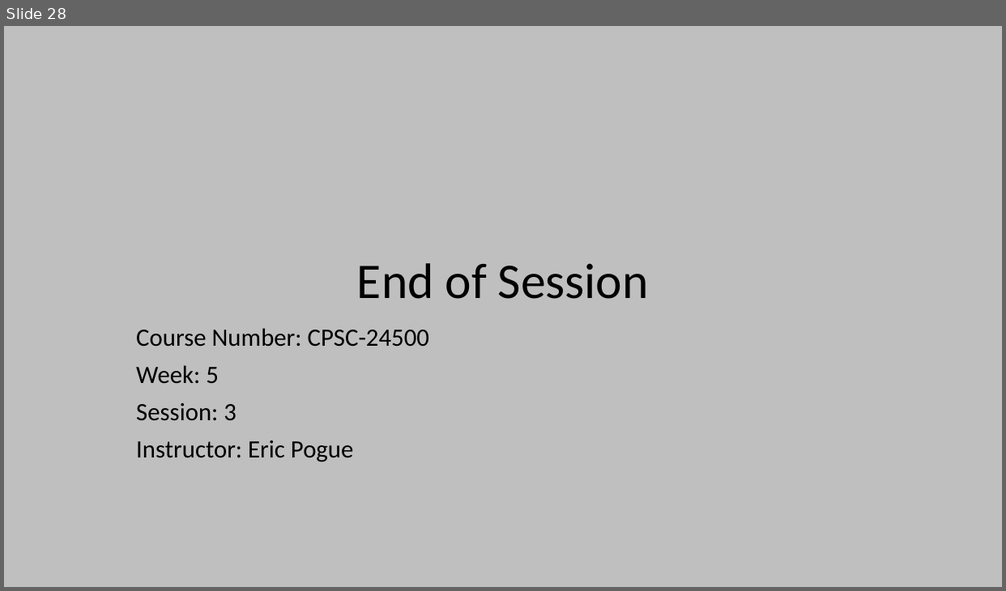
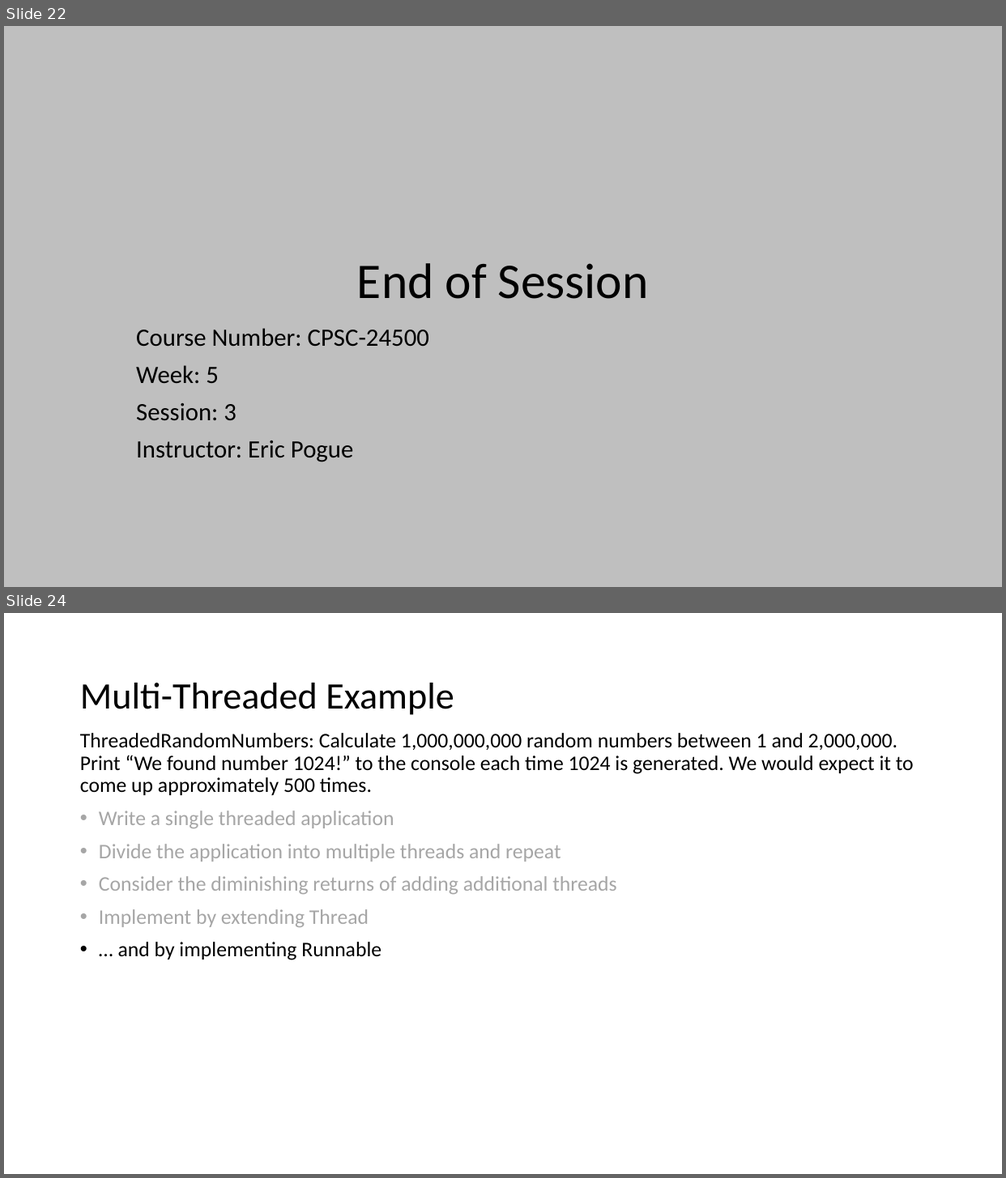
Before and after one commit to EricJPogue/www-epogue-info, a slide deck: CPSC-24500/Week05/2017SpringW05Slides.pptx. Shown one above the other, each under a label of ours: slide 28 before the commit, slides 22 and 24 after it; the slides between them are not shown. The pictures are 1006x591 and 1006x1178 pixels, drawn with LibreOffice and Linux fonts; fonts in the diff are those of the drawing. Boxes give left, top, right and bottom in pixels: in the first picture for what was removed or moved away, otherwise in the second. Text is boxed around its words. In the diff, an @@ line names an element or a change of style, - is before the commit and + after.

```diff
--- a/CPSC-24500/Week05/2017SpringW05Slides.pptx
+++ b/CPSC-24500/Week05/2017SpringW05Slides.pptx
@@ slide 24 added at bbox=[4, 613, 1002, 1174], background #FFFFFF @@
@@ title added at bbox=[80, 683, 454, 715], 36 pt, text #000000 @@
+Multi-Threaded Example
@@ text added at bbox=[80, 733, 914, 960], 20 pt, text #000000 @@
+ThreadedRandomNumbers: Calculate 1,000,000,000 random numbers between 1 and 2,000,000. Print “We found number 1024!” to the console each time 1024 is generated. We would expect it to come up approximately 500 times.
+• Write a single threaded application
+• Divide the application into multiple threads and repeat
+• Consider the diminishing returns of adding additional threads
+• Implement by extending Thread
+• … and by implementing Runnable
@@ what was slide 28 is now slide 22 @@
```
Also in this commit, not shown: 2 slides changed, 1 other slide added, 4 other files.
